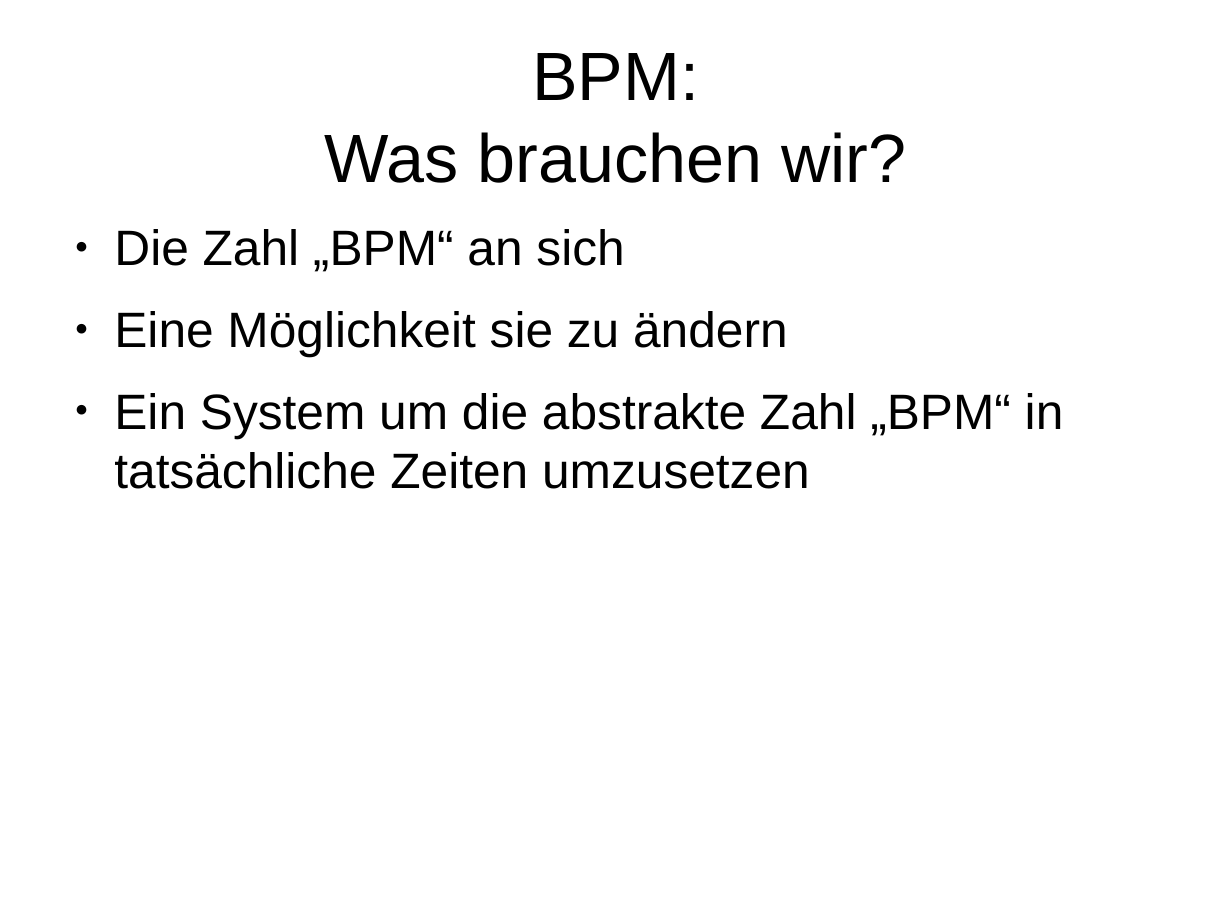
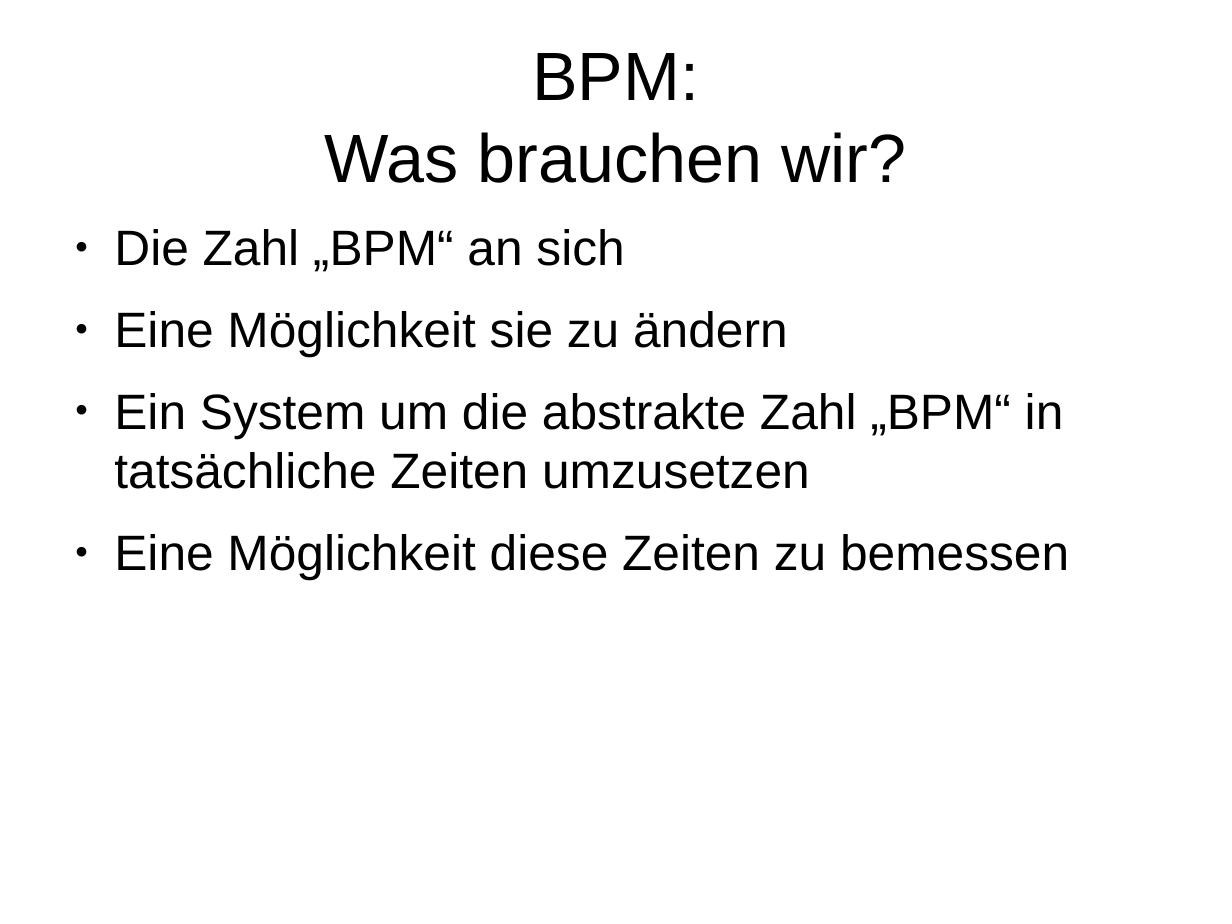
Before and after one commit to dawgermany/praesi-w-sem, a slide deck: slide 9 of Präsentation.odp. Drawn at 1232x924 pixels with LibreOffice and Linux fonts; fonts in the diff are those of the drawing. Boxes give left, top, right and bottom in pixels: in the first picture for what was removed or moved away, otherwise in the second. Text is boxed around its words. In the diff, an @@ line names an element or a change of style, - is before the commit and + after.

```diff
--- a/Präsentation.odp
+++ b/Präsentation.odp
@@ text at [114,534,1069,579]: paragraph added @@
+● Eine Möglichkeit diese Zeiten zu bemessen
```
Also in this commit, not shown: 1 other slide changed, 2 slides added, 1 slide removed, 1 other file.
